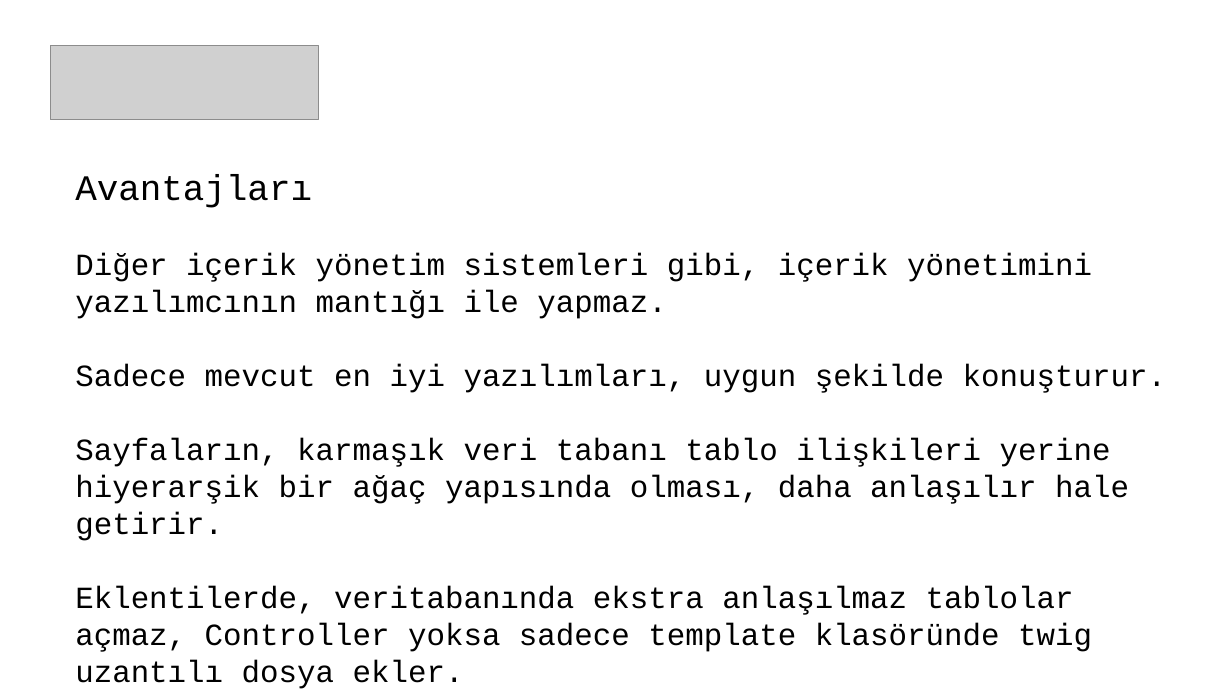
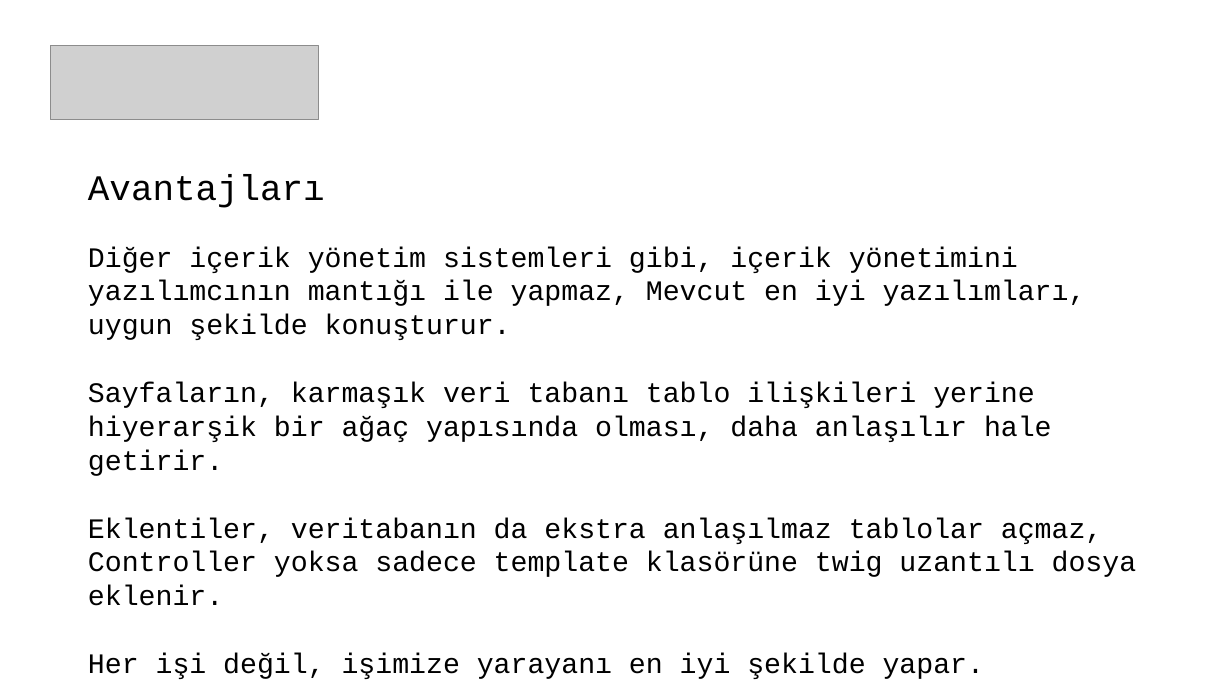
Before and after one commit to smcn/grav, a slide deck: slide 4 of Grav.pptx. Drawn at 1232x693 pixels with LibreOffice and Linux fonts; fonts in the diff are those of the drawing; grey boxes stand for pictures; background and template pictures are left out. Boxes give left, top, right and bottom in pixels: in the first picture for what was removed or moved away, otherwise in the second. Text is boxed around its words. In the diff, an @@ line names an element or a change of style, - is before the commit and + after.

```diff
--- a/Grav.pptx
+++ b/Grav.pptx
@@ text "Avantajları" moved from (x1=75, y1=175, x2=1166, y2=652) to (x1=88, y1=175, x2=1137, y2=679) @@
@@ text at (x1=88, y1=247, x2=1086, y2=340): text changed; size 24 to 22 pt @@
-Diğer içerik yönetim sistemleri gibi, içerik yönetimini yazılımcının mantığı ile yapmaz.
-Sadece mevcut en iyi yazılımları, uygun şekilde konuşturur.
+Diğer içerik yönetim sistemleri gibi, içerik yönetimini yazılımcının mantığı ile yapmaz, Mevcut en iyi yazılımları, uygun şekilde konuşturur.
@@ text at (x1=88, y1=382, x2=1052, y2=476): size 24 to 22 pt in "Sayfaların, karmaşık veri tabanı tablo ilişkileri yerine ..." @@
@@ text at (x1=88, y1=518, x2=1137, y2=679): text changed; size 24 to 22 pt @@
-Eklentilerde, veritabanında ekstra anlaşılmaz tablolar açmaz, Controller yoksa sadece template klasöründe twig uzantılı dosya ekler.
+Eklentiler, veritabanın da ekstra anlaşılmaz tablolar açmaz, Controller yoksa sadece template klasörüne twig uzantılı dosya eklenir.
+Her işi değil, işimize yarayanı en iyi şekilde yapar.
```
Also in this commit, not shown: 6 other slides changed.
